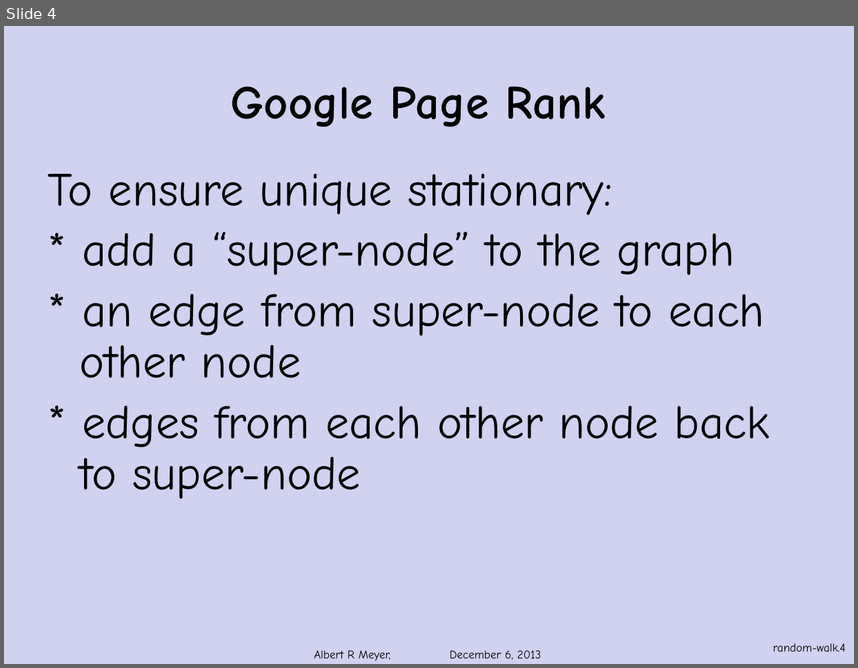
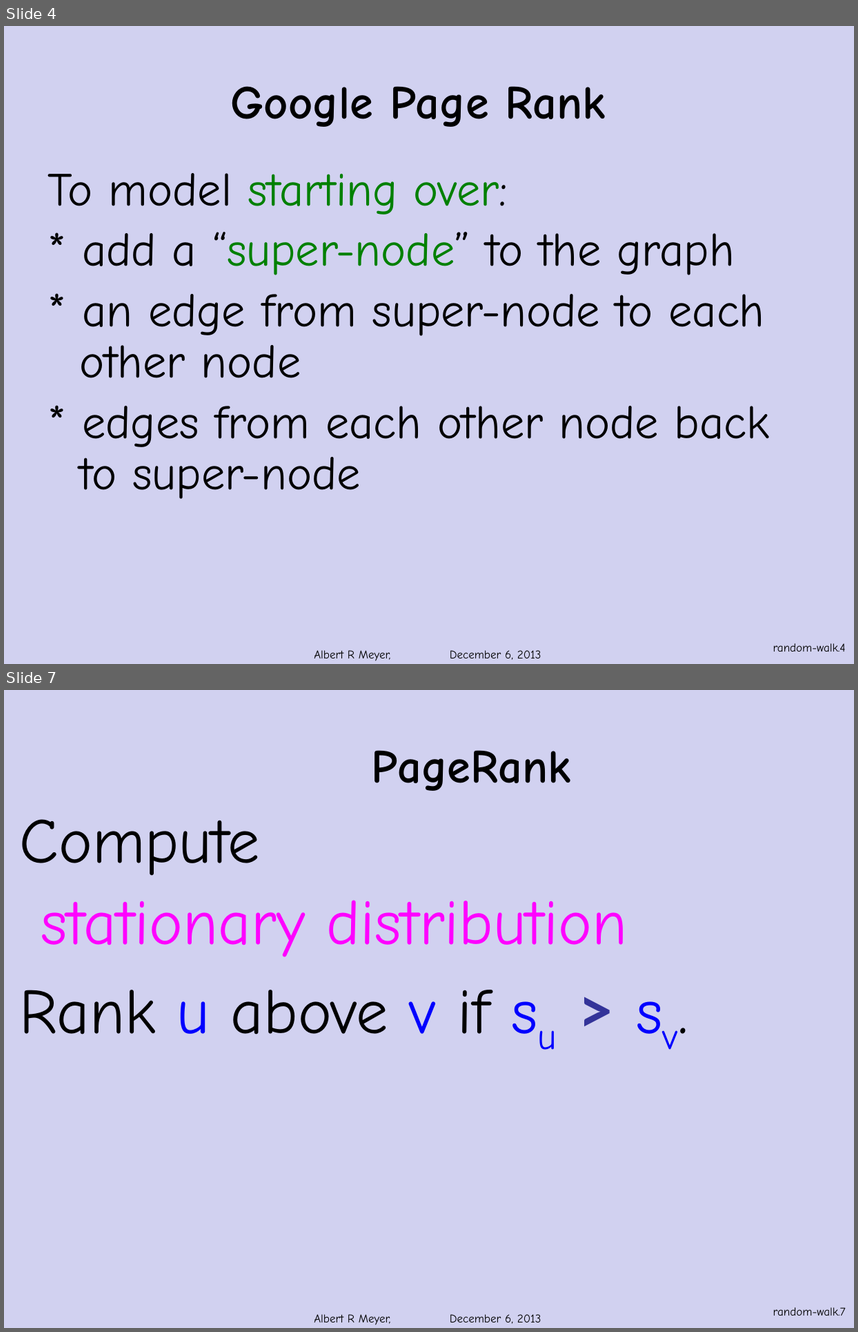
Before and after one commit to armeyer/mcs_web, a slide deck: fall13/slidesF13/page-rank.pptx. Shown one above the other, each under a label of ours: slide 4 before the commit, slides 4 and 7 after it; the slides between them are not shown. The pictures are 858x668 and 858x1332 pixels, drawn with LibreOffice and Linux fonts; fonts in the diff are those of the drawing; background and template pictures are left out. Boxes give left, top, right and bottom in pixels: in the first picture for what was removed or moved away, otherwise in the second. Text is boxed around its words. In the diff, an @@ line names an element or a change of style, - is before the commit and + after.

Commit message:
edit random-walks page-rank.pptx

```diff
--- a/fall13/slidesF13/page-rank.pptx
+++ b/fall13/slidesF13/page-rank.pptx
@@ slide 7 added at [4,690,854,1328], background #D1D1F0 @@
@@ title added at [372,750,571,791], 40 pt, text #000000, bold @@
+PageRank
@@ text added at [20,819,627,1034], 54 pt, text #FF00FF @@
+Compute
+stationary distribution
+Rank u above v if su > sv.
@@ page number added at [773,1307,846,1315], 10 pt, text #000000 @@
+random-walk.7
@@ text added at [314,1314,542,1325], 10 pt, text #000000 @@
+Albert R Meyer, December 6, 2013
@@ slide 4 changed as well @@
@@ text at [48,173,507,214]: text changed; text colour #000000 to #008000 @@
-To ensure unique stationary:
+To model starting over:
@@ text at [82,232,735,275]: text colour #000000 to #008000 in "“super-node”" @@
```
Also in this commit, not shown: 4 other slides changed, 2 other slides added, 1 other file.
